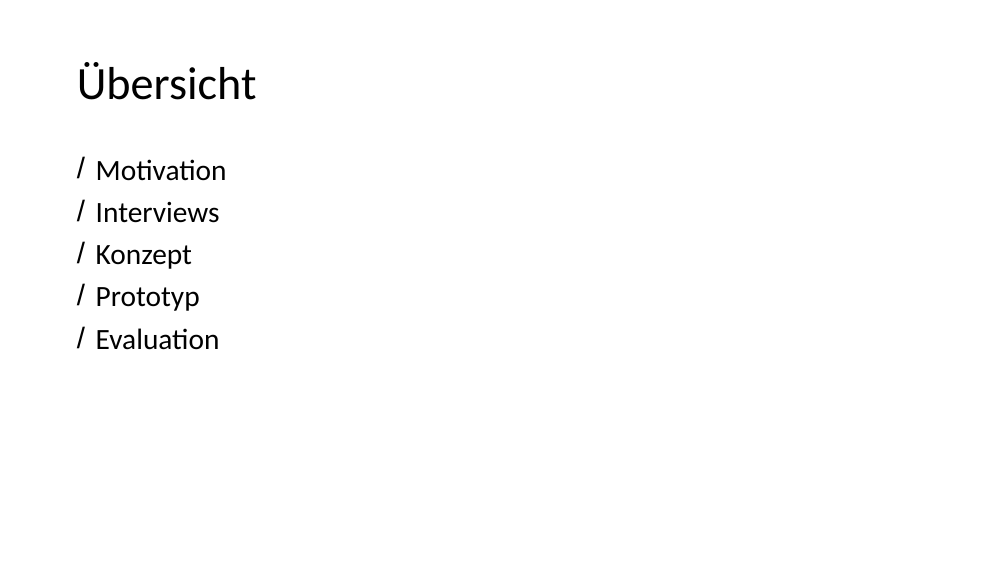
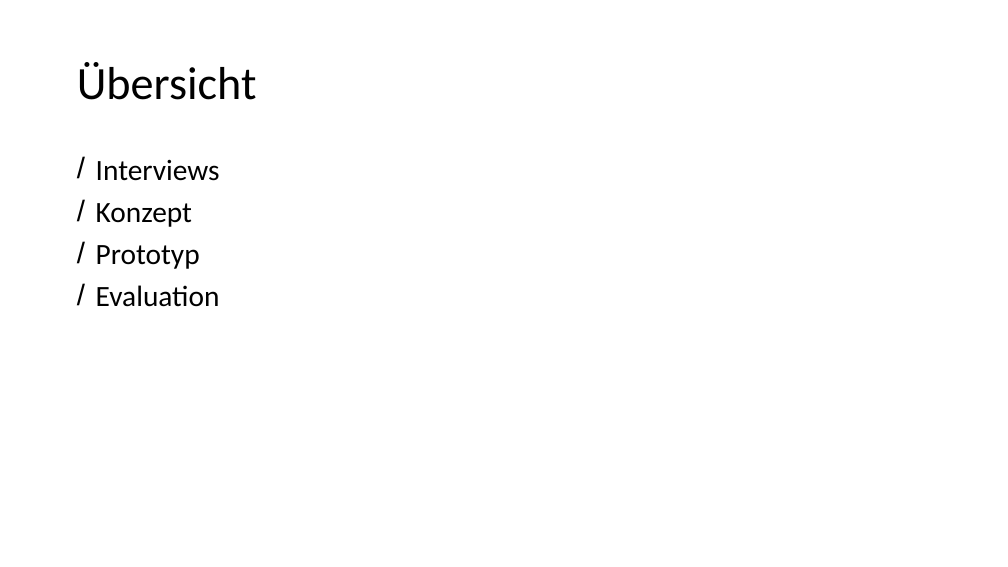
Before and after one commit to advocd/MasterThesis, a slide deck: slide 4 of Abgaben/Präsentation Masterarbeit/Präsentation Muench.pptx (slide 5 before the commit). Drawn at 1008x567 pixels with LibreOffice and Linux fonts; fonts in the diff are those of the drawing. Boxes give left, top, right and bottom in pixels: in the first picture for what was removed or moved away, otherwise in the second. Text is boxed around its words. In the diff, an @@ line names an element or a change of style, - is before the commit and + after.

```diff
--- a/Abgaben/Präsentation Masterarbeit/Präsentation Muench.pptx
+++ b/Abgaben/Präsentation Masterarbeit/Präsentation Muench.pptx
@@ text at (96,159,227,181): paragraph removed @@
-/ Motivation
```
Also in this commit, not shown: 7 other slides changed, 5 slides added, 1 slide removed.
